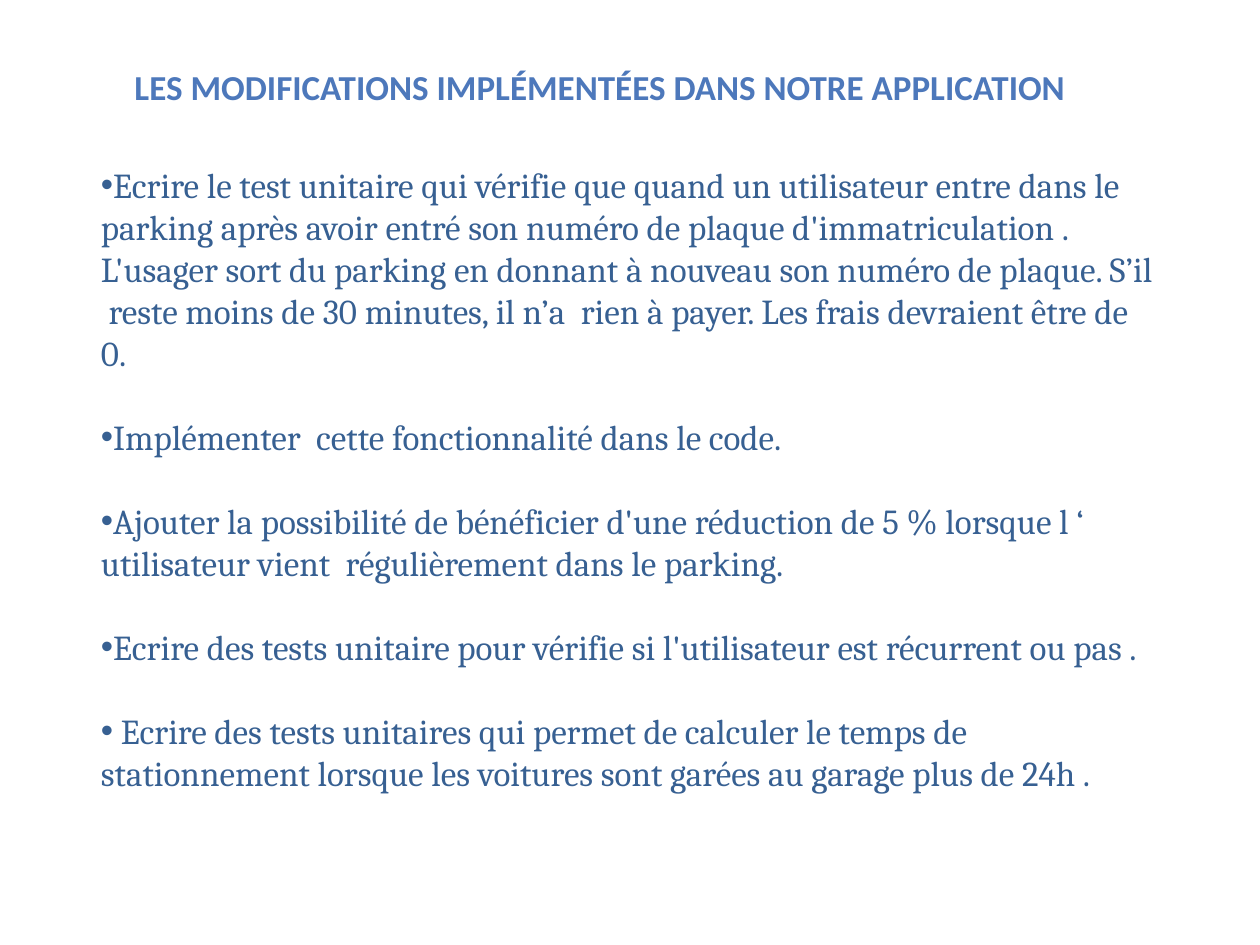
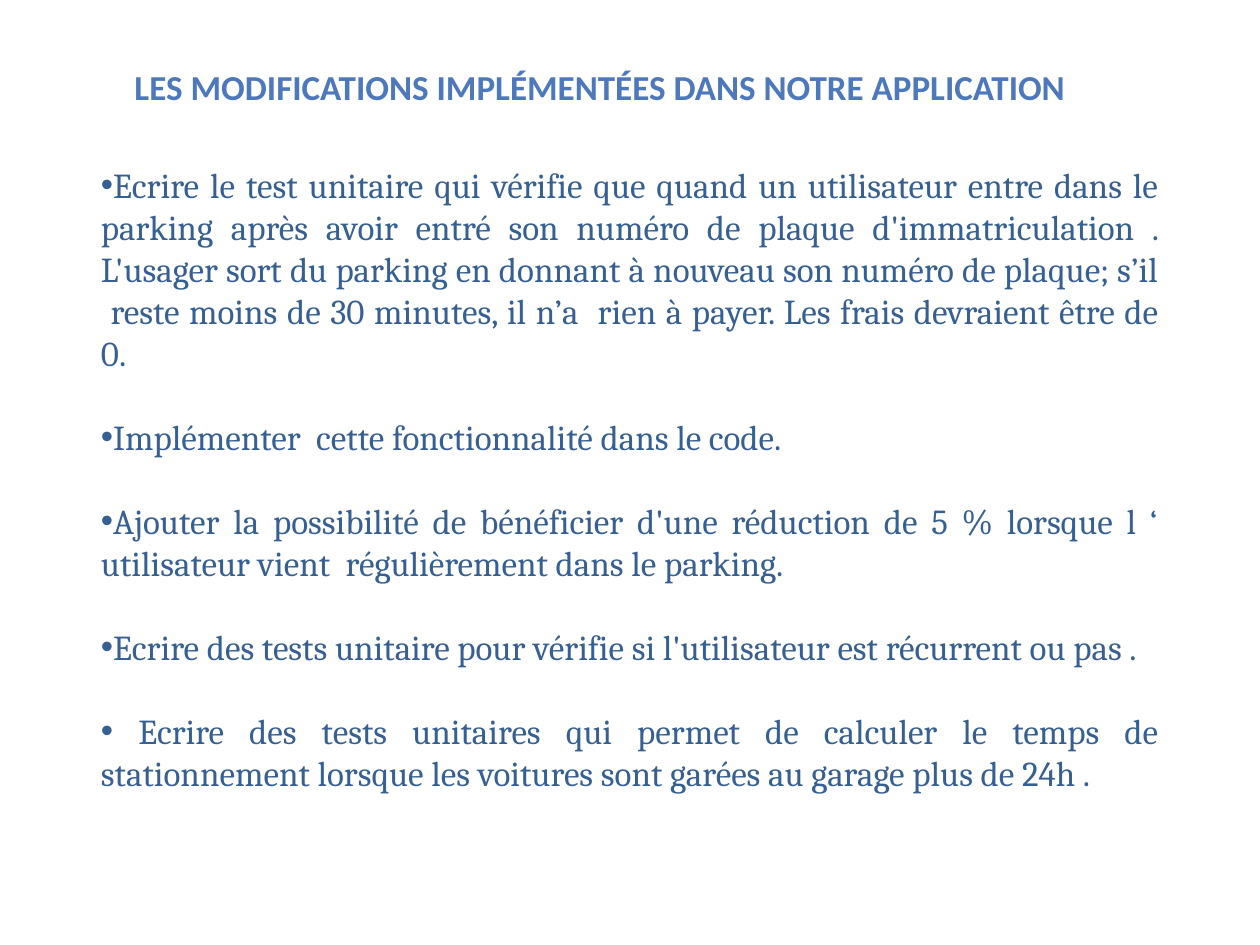
Before and after one commit to KalouiSanaa/P5, a slide deck: slide 8 of p5_kaloui-sanaa-presentation.pptx. Drawn at 1260x945 pixels with LibreOffice and Linux fonts; fonts in the diff are those of the drawing; background and template pictures are left out. Boxes give left, top, right and bottom in pixels: in the first picture for what was removed or moved away, otherwise in the second. Text is boxed around its words. In the diff, an @@ line names an element or a change of style, - is before the commit and + after.

```diff
--- a/p5_kaloui-sanaa-presentation.pptx
+++ b/p5_kaloui-sanaa-presentation.pptx
@@ text at <box>101,173,1158,367</box>: text changed @@
-• Ecrire le test unitaire qui vérifie que quand un utilisateur entre dans le parking après avoir entré son numéro de plaque d'immatriculation . L'usager sort du parking en donnant à nouveau son numéro de plaque. S’il reste moins de 30 minutes, il n’a rien à payer. Les frais devraient être de 0.
+• Ecrire le test unitaire qui vérifie que quand un utilisateur entre dans le parking après avoir entré son numéro de plaque d'immatriculation . L'usager sort du parking en donnant à nouveau son numéro de plaque; s’il reste moins de 30 minutes, il n’a rien à payer. Les frais devraient être de 0.
@@ text at <box>101,425,1158,794</box>: alignment left to justified @@
```
Also in this commit, not shown: 8 other slides changed, 30 other files.
